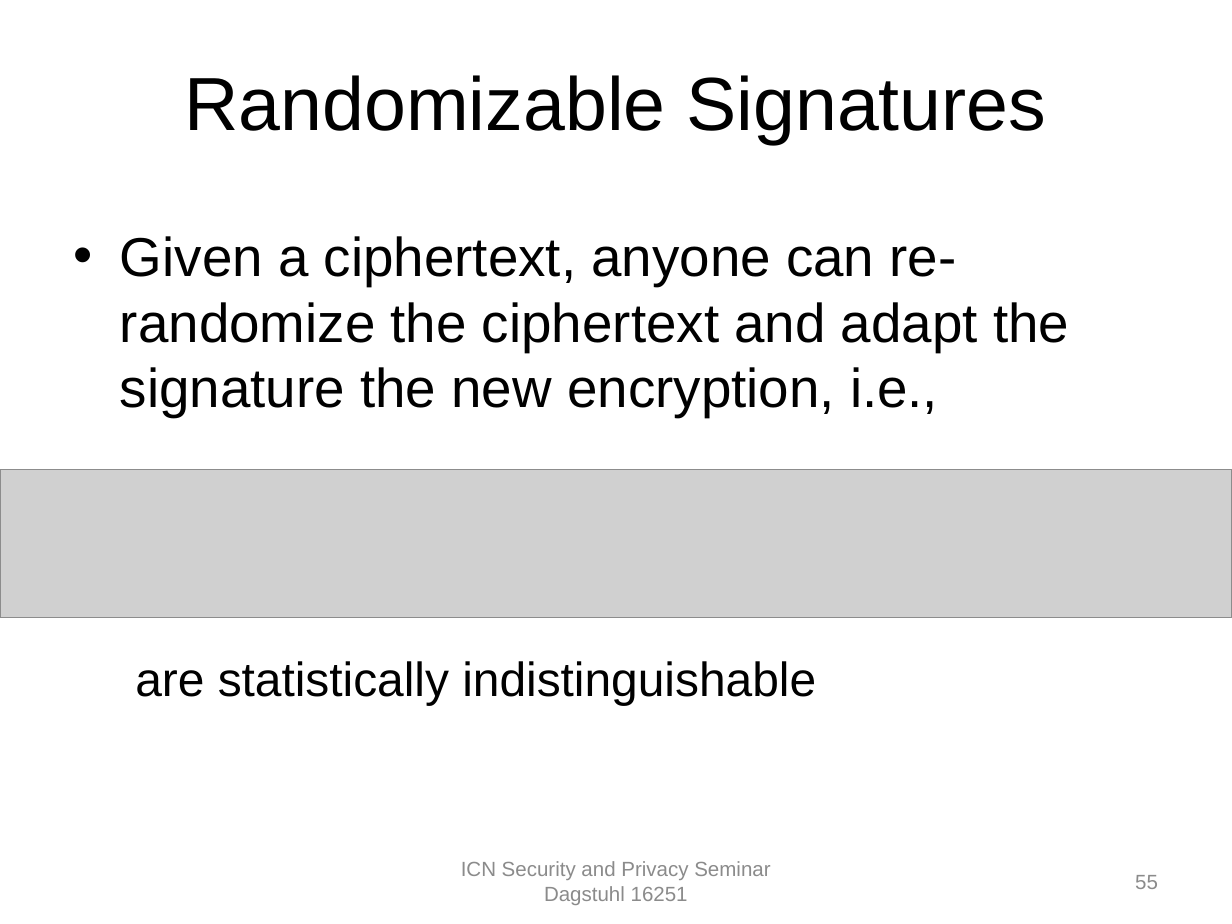
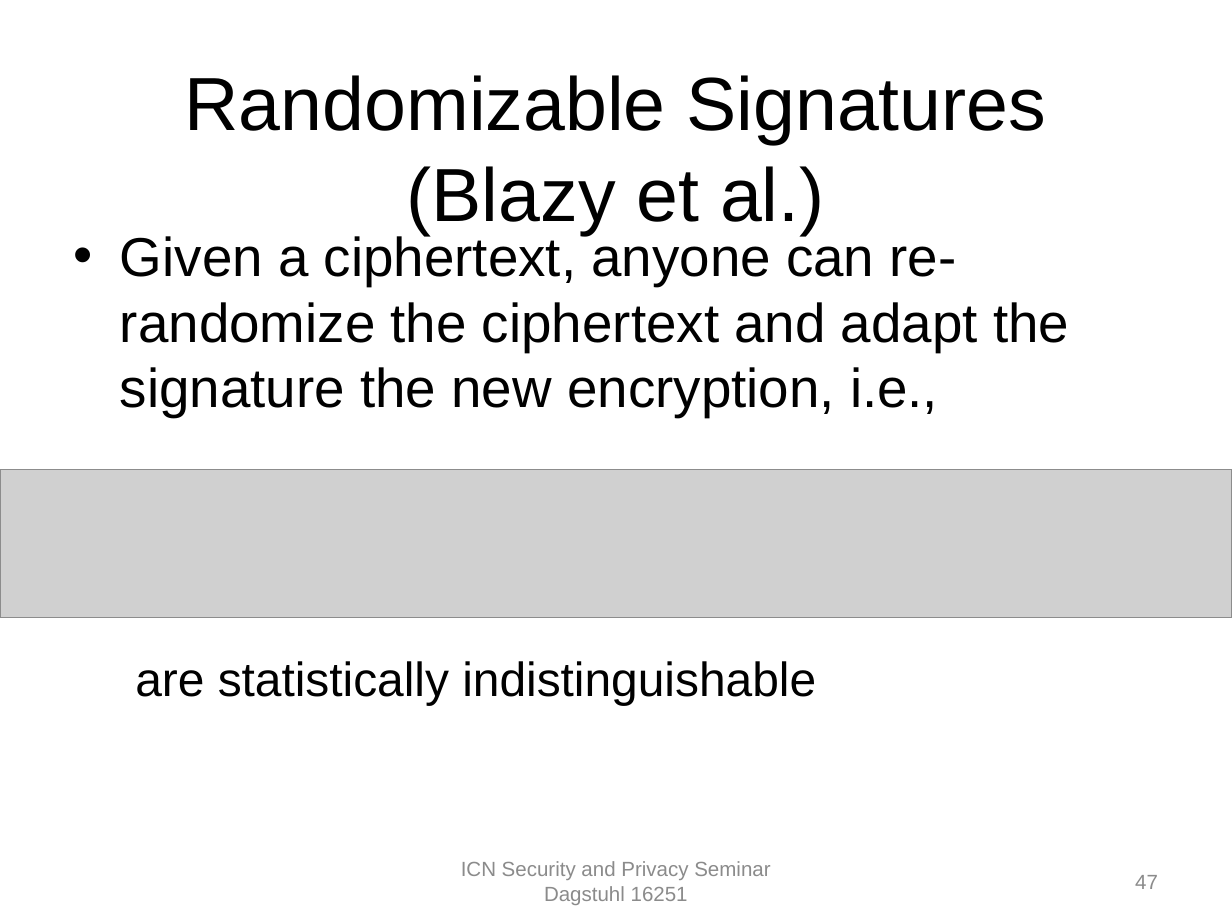
Before and after one commit to chris-wood/dagstuhl16-icn-privacy, a slide deck: slide 47 of talks/crypto_overview.pptx (slide 55 before the commit). Drawn at 1232x924 pixels with LibreOffice and Linux fonts; fonts in the diff are those of the drawing; grey boxes stand for pictures; background and template pictures are left out. Boxes give left, top, right and bottom in pixels: in the first picture for what was removed or moved away, otherwise in the second. Text is boxed around its words. In the diff, an @@ line names an element or a change of style, - is before the commit and + after.

```diff
--- a/talks/crypto_overview.pptx
+++ b/talks/crypto_overview.pptx
@@ title at [185, 75, 1047, 235]: text changed @@
-Randomizable Signatures
+Randomizable Signatures (Blazy et al.)
@@ page number at [1135, 875, 1158, 889]: text changed @@
-55
+47
```
Also in this commit, not shown: 27 other slides changed, 3 slides added, 14 slides removed.
